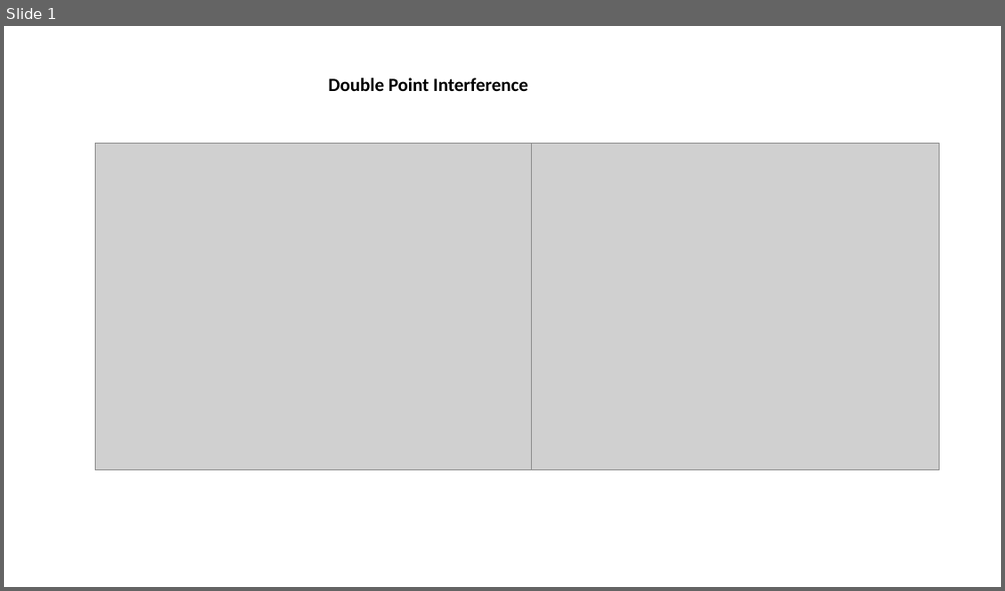
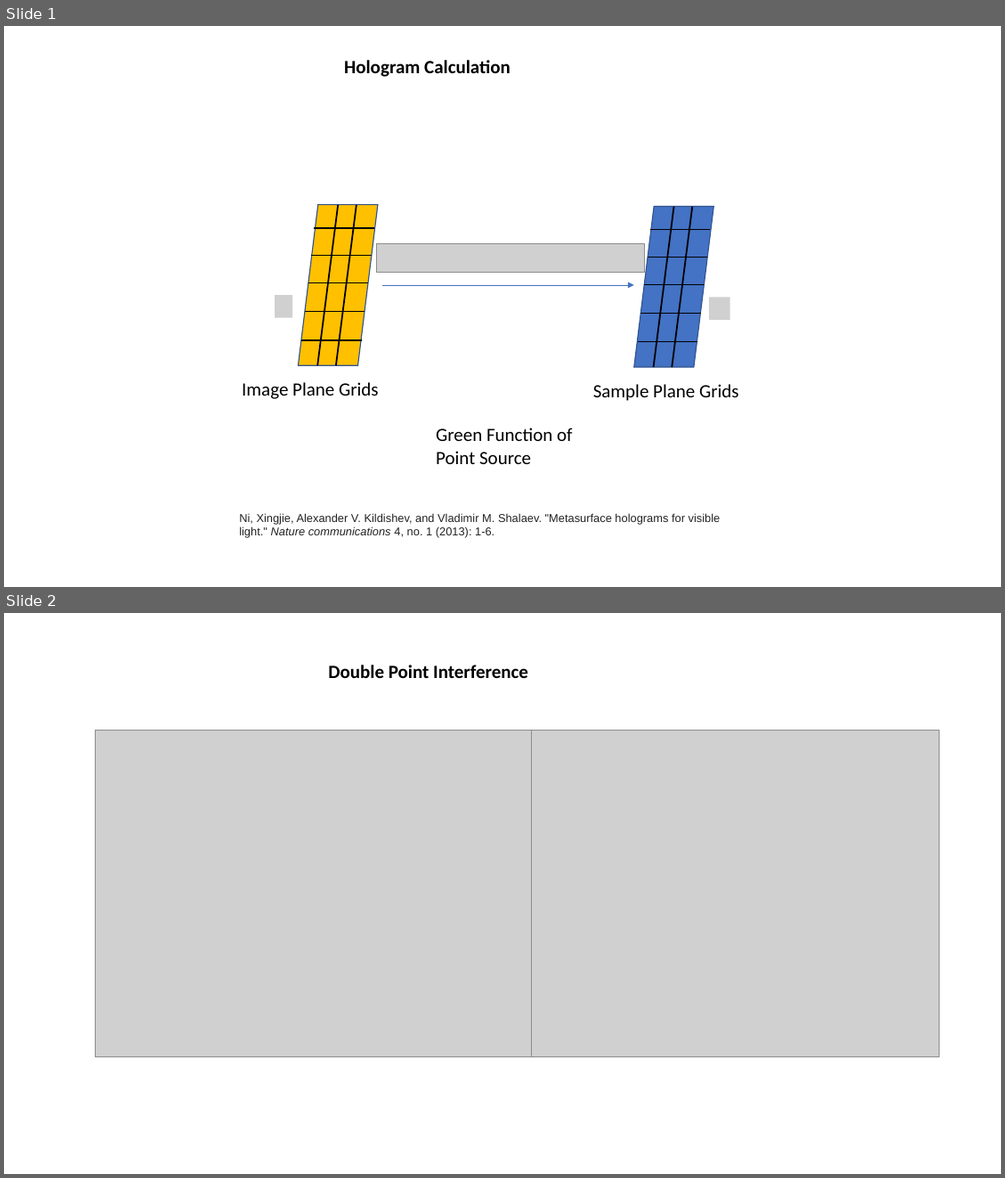
Before and after one commit to minspan199/imaginary-gauge-field, a slide deck: Green Function Method/hologram_green_function.pptx. Shown one above the other, each under a label of ours: slide 1 before the commit, slides 1 and 2 after it. The pictures are 1005x591 and 1005x1178 pixels, drawn with LibreOffice and Linux fonts; fonts in the diff are those of the drawing; grey boxes stand for pictures. Boxes give left, top, right and bottom in pixels: in the first picture for what was removed or moved away, otherwise in the second. Text is boxed around its words. In the diff, an @@ line names an element or a change of style, - is before the commit and + after.

```diff
--- a/Green Function Method/hologram_green_function.pptx
+++ b/Green Function Method/hologram_green_function.pptx
@@ slide 1 added at (4, 26, 1001, 587), background #FFFFFF @@
@@ text added at (344, 60, 510, 77), 18 pt, text #000000, bold @@
+Hologram Calculation
@@ group added at (298, 205, 378, 365): 7 lines, 1 parallelogram @@
@@ group added at (634, 206, 714, 367): 7 lines, 1 parallelogram @@
@@ picture added at (376, 244, 644, 272) @@
@@ arrow added from (382, 285) to (634, 285), #4472C4 0.5 pt @@
@@ picture added at (275, 295, 292, 318) @@
@@ picture added at (709, 297, 730, 319) @@
@@ text added at (242, 382, 379, 399), 18 pt, text #000000 @@
+Image Plane Grids
@@ text added at (593, 384, 739, 401), 18 pt, text #000000 @@
+Sample Plane Grids
@@ text added at (436, 427, 572, 464), 18 pt, text #000000 @@
+Green Function of Point Source
@@ text added at (239, 513, 720, 538), 11 pt, text #222222 @@
+Ni, Xingjie, Alexander V. Kildishev, and Vladimir M. Shalaev. "Metasurface holograms for visible light." Nature communications 4, no. 1 (2013): 1-6.
@@ what was slide 1 is now slide 2 @@
```
Also in this commit, not shown: 1 slide changed, 14 other files.
